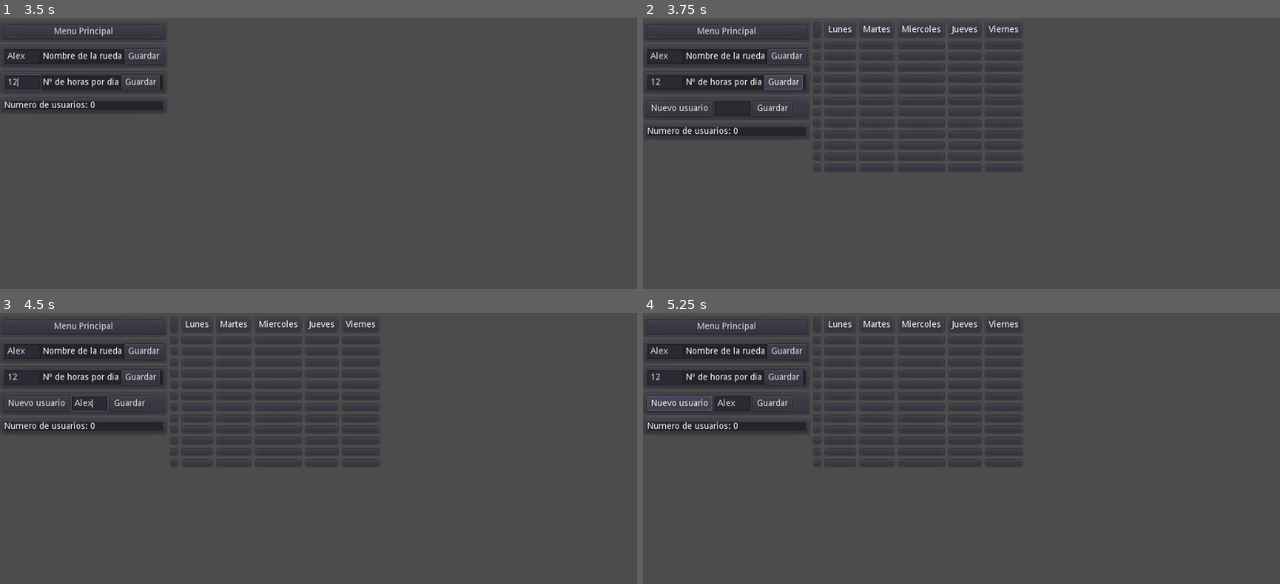
Above: before the commit, frames 1-4 (two rows, left to right).
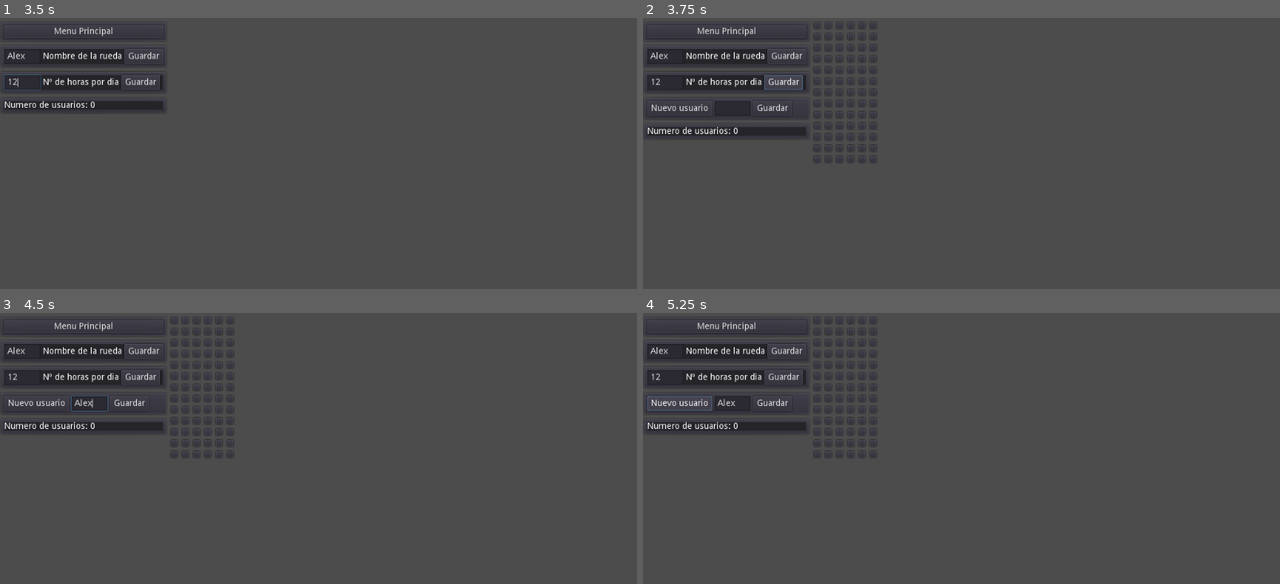
Above: after the commit, the same moments.

Repository: juanantoniogit/Rueda_v1.0
Game: Godot game, scene res://Menu principal/MenuPincipal.tscn
Same seed, same stepped clock (60 frames per second), same inputs: the game is played once before the commit and once after it.
Inputs (mouse positions are in pixels of both pictures, inside the frame that each line leads up to):
- Up to frame 1 (3.5 s): click "Nueva rueda" at 0.5 s; click (25, 55) at 1.27 s; type "Alex" at 1.35 s; click "Guardar" at 2 s; click (25, 83) at 2.77 s; type "12" at 2.85 s
- Up to frame 2 (3.75 s): click "Guardar" at 3.5 s
- Up to frame 3 (4.5 s): click (89, 402) at 4.27 s; type "Alex" at 4.35 s
- Up to frame 4 (5.25 s): click "Nuevo usuario" at 5 s

Frame 1 is identical in both runs. In frame 2, 0.7% of the frame differs, in the area x 26-59%, y 2-57%; in frame 3, 0.7%; in frame 4, 0.7%.
Error after the commit: Attempt to call function 'set_text' in base 'null instance' on a null instance. (res://Cuadrante/Cuadrante.gd:35)

Commit message:
Add files via upload

Diff:
--- a/Cuadrante/Cuadrante.gd
+++ b/Cuadrante/Cuadrante.gd
@@ -16,25 +16,30 @@
 #______________________Crea la tabla en funcion del nº de horas
 func numHoras():
 	var numHoras = int(Global.numHoras)
-	for a in len(diasSemana):
-		print("*****a dias semana: " + str(a))
-		for i in numHoras:
-			print("i_____numHoras: " + str(i))
-
-			horas(a, i)
+	for i in numHoras + 1:
+		print("i_____numHoras: " + str(i))
+		for a in len(diasSemana):
+			print("*****a dias semana: " + str(a))
+			horas(i, a)
 #	___________________Añade nueva hora a cada dia (ready)
-func horas(dia , horas):
+func horas(horas, dia):
 #	__________Añade nueva hora a la columna Lunes
 	var escenaHora = preEscenaHora.instance()
 	var horario = get_node("GridContainer/")
 	horario.add_child(escenaHora)
-	var newHora = horario.get_child(horas)
-
-	print ("Nombre nueva hora: " + str(newHora.name) + str(horas))
-	var nombreHora = str(diasSemana[dia]) + ": " + str(horas + 1)
+	var newHora = horario.get_child(dia)
+	print (horario.get_child_count())
+	print (horario.get_child(horario.get_child_count()))
+	newHora.set_name(str(diasSemana[dia]) + ": " + str(horas))
+	var label = newHora.get_node("Label")
+	label.set_text(str(diasSemana[dia]) + ": " + str(horas))
+	print (newHora.name)
+#	print ("Nombre nueva hora: " + str(newHora.name) + str(horas))
+#	var nombreHora = str(diasSemana[dia]) + ": " + str(horas)
 #	print (nombreHora)
 #	print (str(diasSemana[dia]) + ": " + str(horas) )
 #	newHora.set_name(str(newHora.name))
+#	print ("nombre nueva hora: " + str(newHora.name))
 #	newHora.set_name(nombreHora)
 #	print (newHora.name)
 #______________________Ubica a cada usuario en la tabla
--- a/Cuadrante/Cuadrante.tscn
+++ b/Cuadrante/Cuadrante.tscn
@@ -11,79 +11,3 @@
 margin_right = 40.0
 margin_bottom = 40.0
 columns = 6
-
-[node name="ColHorario" type="PanelContainer" parent="GridContainer"]
-editor/display_folded = true
-margin_right = 14.0
-margin_bottom = 28.0
-
-[node name="Label" type="Label" parent="GridContainer/ColHorario"]
-margin_left = 7.0
-margin_top = 7.0
-margin_right = 7.0
-margin_bottom = 21.0
-
-[node name="Lunes" type="PanelContainer" parent="GridContainer"]
-editor/display_folded = true
-margin_left = 18.0
-margin_right = 70.0
-margin_bottom = 28.0
-
-[node name="Label" type="Label" parent="GridContainer/Lunes"]
-margin_left = 7.0
-margin_top = 7.0
-margin_right = 45.0
-margin_bottom = 21.0
-text = "Lunes"
-
-[node name="Martes" type="PanelContainer" parent="GridContainer"]
-editor/display_folded = true
-margin_left = 74.0
-margin_right = 132.0
-margin_bottom = 28.0
-
-[node name="Label" type="Label" parent="GridContainer/Martes"]
-margin_left = 7.0
-margin_top = 7.0
-margin_right = 51.0
-margin_bottom = 21.0
-text = "Martes"
-
-[node name="Miercoles" type="PanelContainer" parent="GridContainer"]
-editor/display_folded = true
-margin_left = 136.0
-margin_right = 213.0
-margin_bottom = 28.0
-
-[node name="Label" type="Label" parent="GridContainer/Miercoles"]
-margin_left = 7.0
-margin_top = 7.0
-margin_right = 70.0
-margin_bottom = 21.0
-text = "Miercoles"
-
-[node name="Jueves" type="PanelContainer" parent="GridContainer"]
-editor/display_folded = true
-margin_left = 217.0
-margin_right = 272.0
-margin_bottom = 28.0
-
-[node name="Label" type="Label" parent="GridContainer/Jueves"]
-margin_left = 7.0
-margin_top = 7.0
-margin_right = 48.0
-margin_bottom = 21.0
-text = "Jueves"
-
-[node name="Viernes" type="PanelContainer" parent="GridContainer"]
-editor/display_folded = true
-margin_left = 276.0
-margin_right = 338.0
-margin_bottom = 28.0
-
-[node name="Label" type="Label" parent="GridContainer/Viernes"]
-margin_left = 7.0
-margin_top = 7.0
-margin_right = 55.0
-margin_bottom = 21.0
-text = "Viernes"
